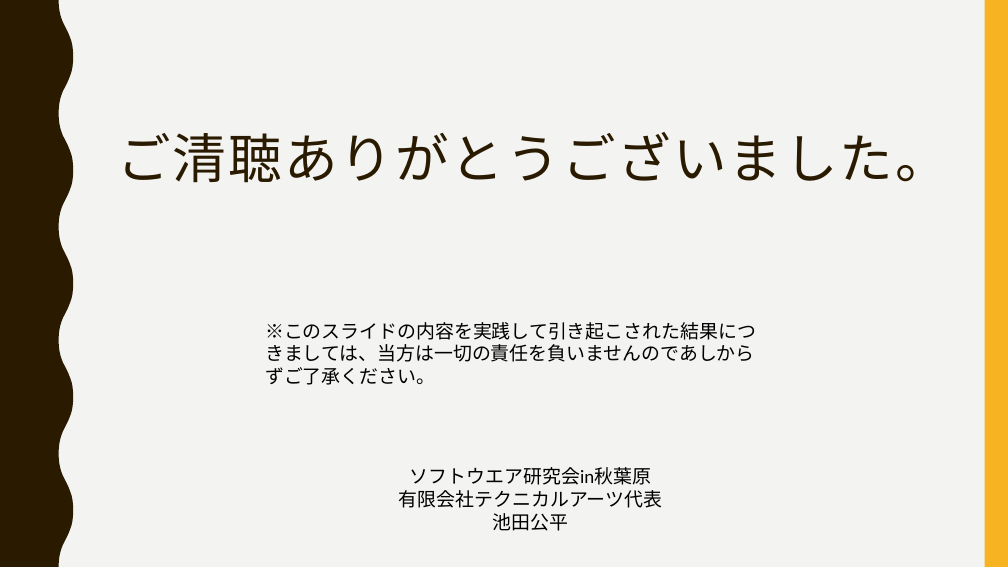
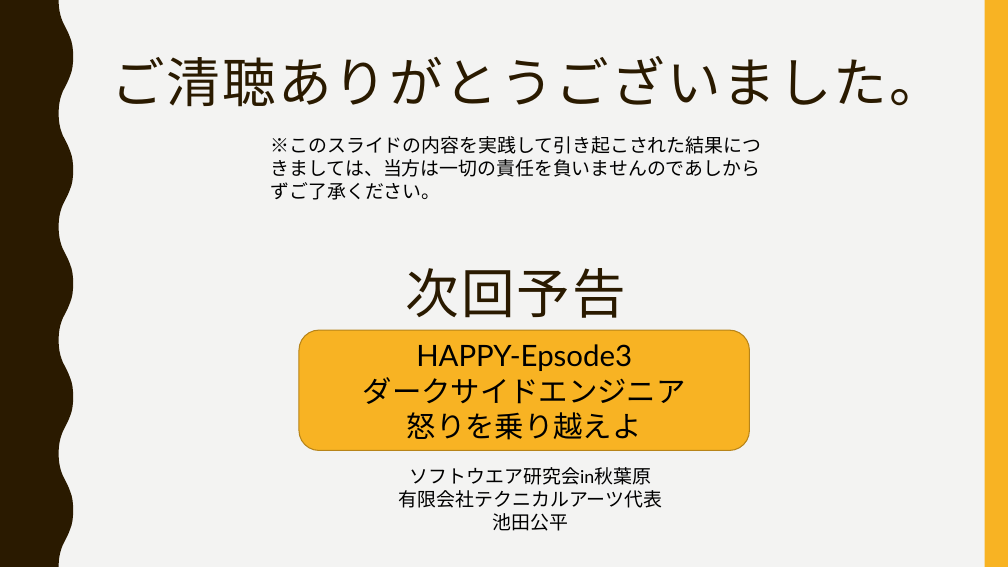
Before and after one commit to ssa-study/documents, a slide deck: slide 10 of HappyEngineer_part2.pptx (slide 6 before the commit). Drawn at 1008x567 pixels with LibreOffice and Linux fonts; fonts in the diff are those of the drawing. Boxes give left, top, right and bottom in pixels: in the first picture for what was removed or moved away, otherwise in the second. Text is boxed around its words. In the diff, an @@ line names an element or a change of style, - is before the commit and + after.

Commit message:
make happy engineer part2 and part3

```diff
--- a/HappyEngineer_part2.pptx
+++ b/HappyEngineer_part2.pptx
@@ title "ご清聴ありがとうございました。": place and size @@
-title "ご清聴ありがとうございました。" at (117, 132, 949, 183)
+title "ご清聴ありがとうございました。" at (111, 56, 943, 107)
@@ text "※このスライドの内容を実践して引き起こされた結果につきましては、当方は一切の責任を負いませんのであしからずご了承ください ...": place and size @@
-text "※このスライドの内容を実践して引き起こされた結果につきましては、当方は一切の責任を負いませんのであしからずご了承ください ..." at (265, 322, 756, 385)
+text "※このスライドの内容を実践して引き起こされた結果につきましては、当方は一切の責任を負いませんのであしからずご了承ください ..." at (271, 136, 762, 200)
@@ text added at (406, 268, 626, 318), 51 pt, text #2A1A00 @@
+次回予告
@@ rounded rectangle added at (299, 330, 750, 451), fill #F8B323, outline #B7841A 1 pt, 28 pt, text #000000 @@
+HAPPY-Epsode3
+ダークサイドエンジニア
+怒りを乗り越えよ
```
Also in this commit, not shown: 3 other slides changed, 5 slides added, 1 slide removed, 1 other file.
